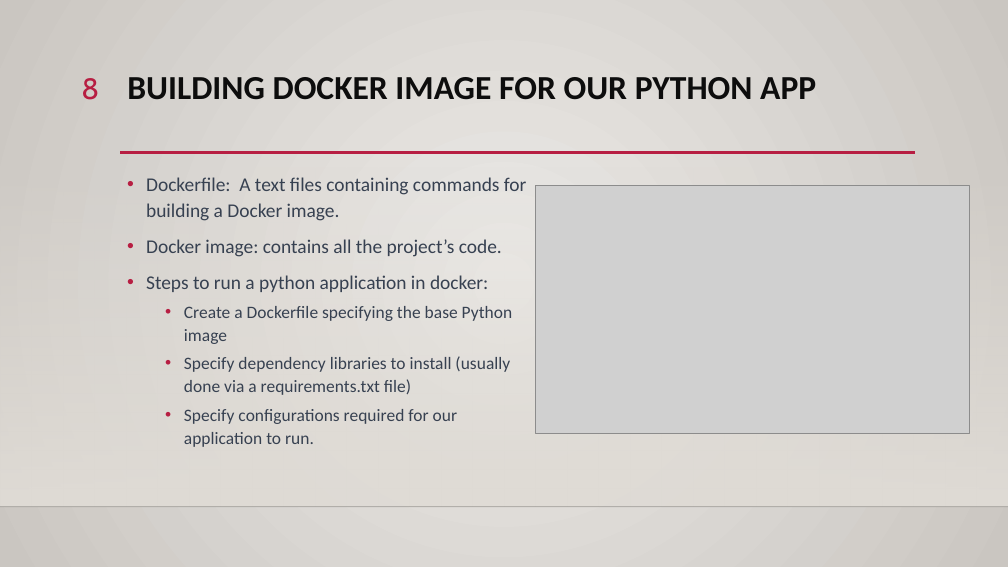
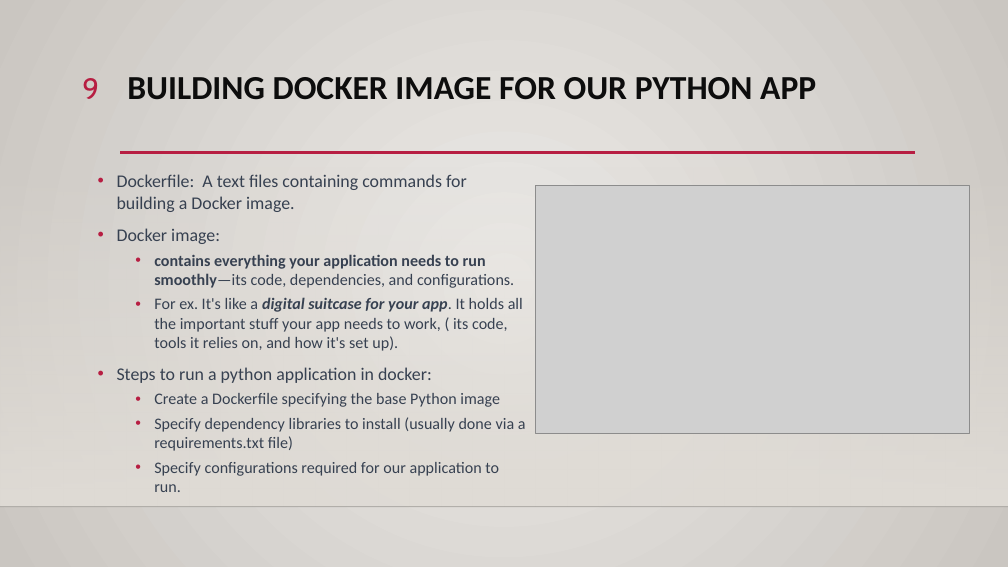
Before and after one commit to ddum-sutd/docker_workshop, a slide deck: slide 9 of Docker_workshop.pptx (slide 8 before the commit). Drawn at 1008x567 pixels with LibreOffice and Linux fonts; fonts in the diff are those of the drawing; grey boxes stand for pictures; background and template pictures are left out. Boxes give left, top, right and bottom in pixels: in the first picture for what was removed or moved away, otherwise in the second. Text is boxed around its words. In the diff, an @@ line names an element or a change of style, - is before the commit and + after.

Commit message:
updated slides moved python running slide

```diff
--- a/Docker_workshop.pptx
+++ b/Docker_workshop.pptx
@@ page number at <box>82,78,99,99</box>: text changed @@
-8
+9
@@ text "Dockerfile: A text files containing ...": place and size @@
-text "Dockerfile: A text files containing ..." at <box>146,177,527,447</box>
+text "Dockerfile: A text files containing ..." at <box>117,174,526,492</box>
@@ text at <box>117,174,526,492</box>: size 18.5 to 17 pt in "Dockerfile: A text files containing commands for ...", "Steps to run a python application in ..."; size 16.6 to 15.3 pt in "Create a Dockerfile specifying the base Python ...", "Specify dependency libraries to install (usually done ...", "Specify configurations required for our application to ..."; line spacing 1.1 to 1 @@
@@ text at <box>117,228,523,351</box>: text changed; size 18.5 to 15.3 pt @@
-• Docker image: contains all the project’s code.
+• Docker image:
+  • contains everything your application needs to run smoothly—its code, dependencies, and configurations.
+  • For ex. It's like a digital suitcase for your app. It holds all the important stuff your app needs to work, ( its code, tools it relies on, and how it's set up).
```
Also in this commit, not shown: 11 other slides changed, 1 slide added.
